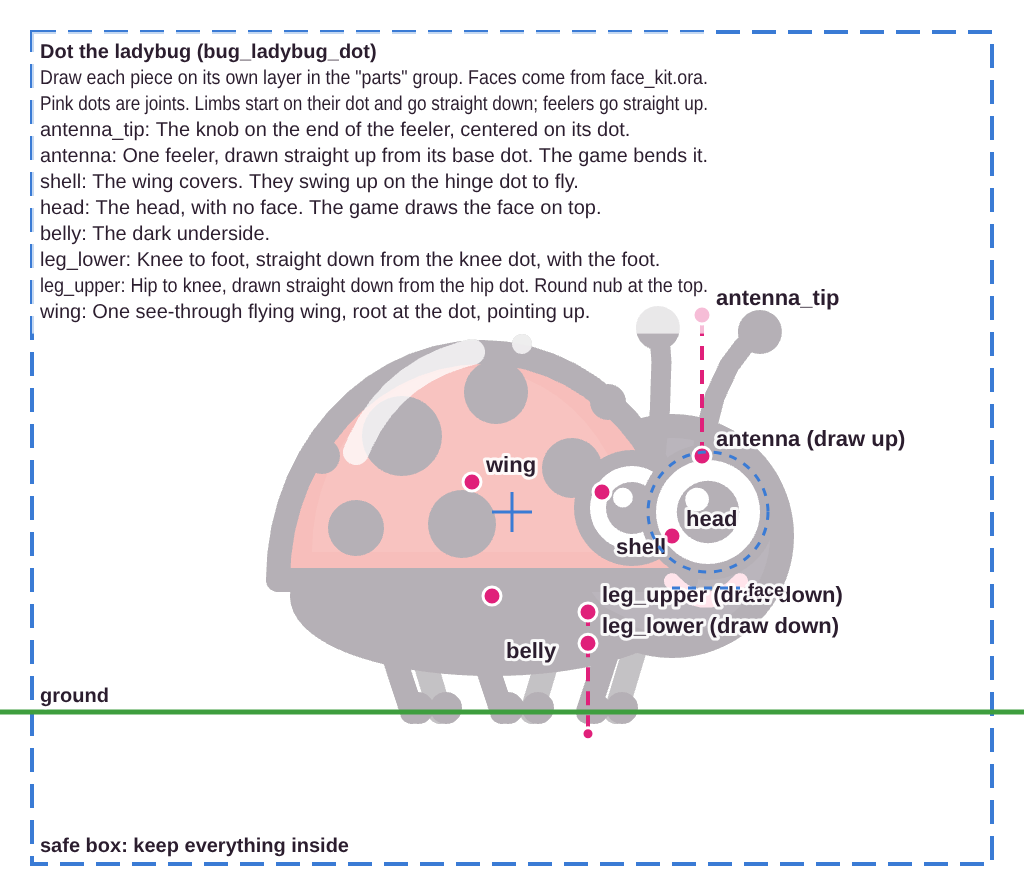
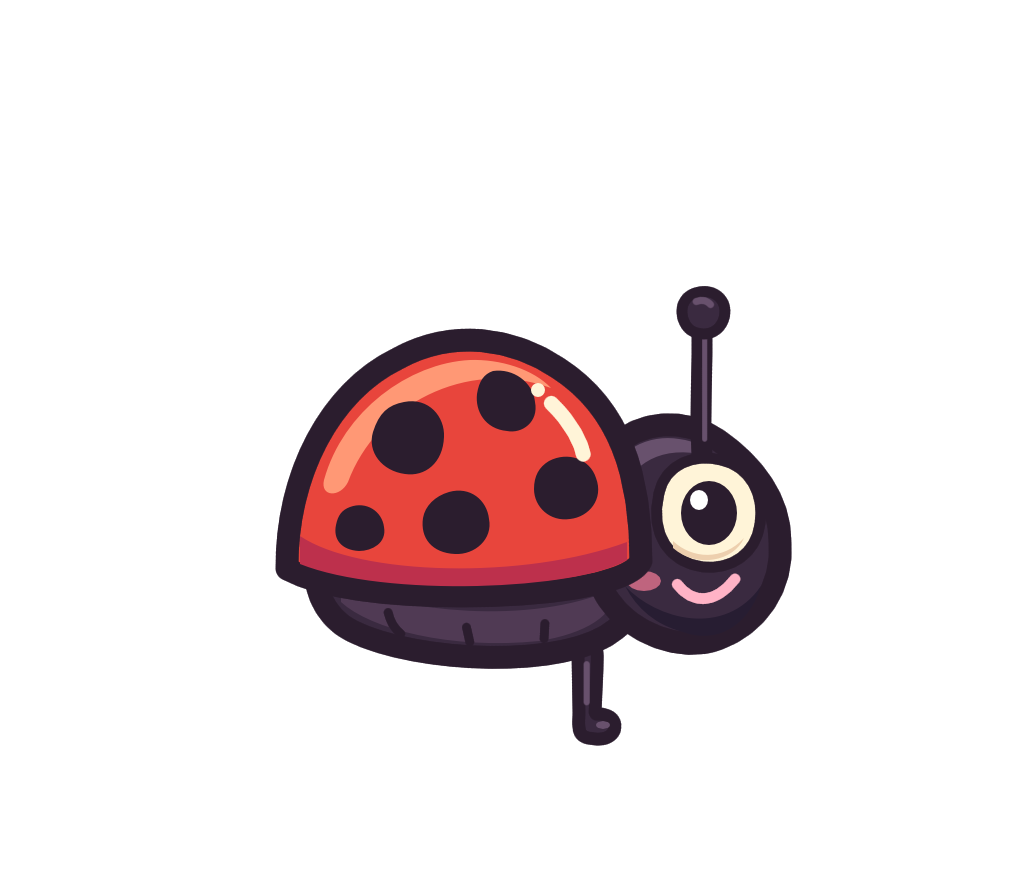
Layered file, before and after one edit (1024x896). Changes by layer:
hid group "guides" (5 layers) over [0, 30, 1024, 866]
moved "face" above "parts" over [651, 441, 768, 632]
added layer "eye_pupil" in group "face" over [681, 481, 737, 545]
added layer "eye_white" in group "face" over [651, 452, 767, 573]
painted on "mouth_smile" over [671, 573, 741, 605]
hid "mouth_chew_1", painted on it over [671, 581, 740, 603]
hid "mouth_chew_2", painted on it over [671, 575, 739, 598]
hid "mouth_wobble_1", painted on it over [668, 579, 745, 601]
hid "mouth_wobble_2", painted on it over [668, 577, 744, 600]
hid "mouth_flat", painted on it over [672, 583, 741, 598]
hid "mouth_frown", painted on it over [671, 579, 738, 606]
painted on "antenna_tip" over [676, 286, 731, 340]
painted on "antenna" over [690, 306, 713, 466]
painted on "shell" over [275, 328, 653, 608]
painted on "head" over [576, 413, 792, 655]
painted on "belly" over [304, 517, 651, 669]
painted on "leg_lower" over [571, 628, 622, 746]
painted on "leg_upper" over [570, 596, 606, 659]
hid "wing", painted on it over [401, 251, 518, 497]
